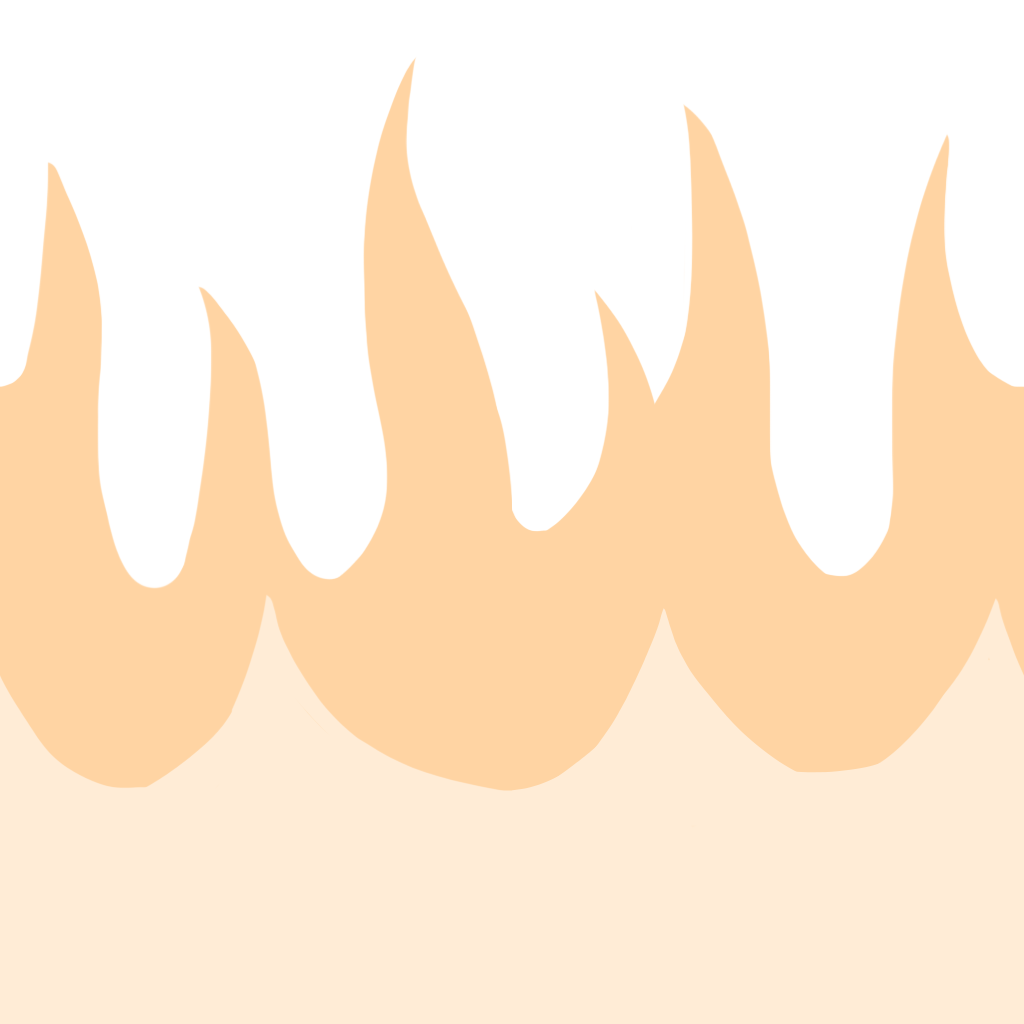
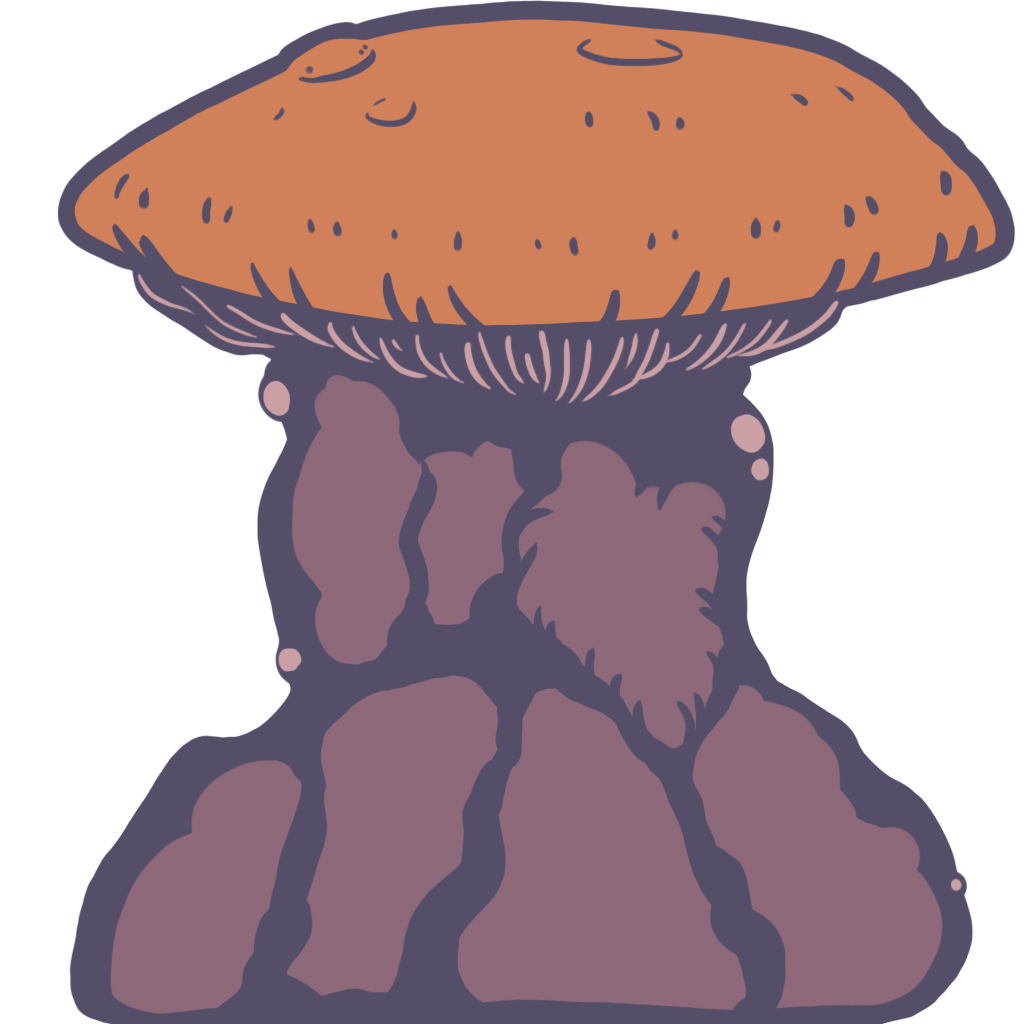
Layers edited between the first and the second 1024×1024 image:
showed group "Oxygen Plant" (3 layers) over [0, 0, 1024, 1024]
added layer "Layer 22" in group "Oxygen Plant" over [89, 273, 963, 1024]
added layer "Layer 20" in group "Oxygen Plant" over [56, 0, 1016, 1024]
hid group "Fire" (2 layers) over [0, 55, 1024, 1024]
